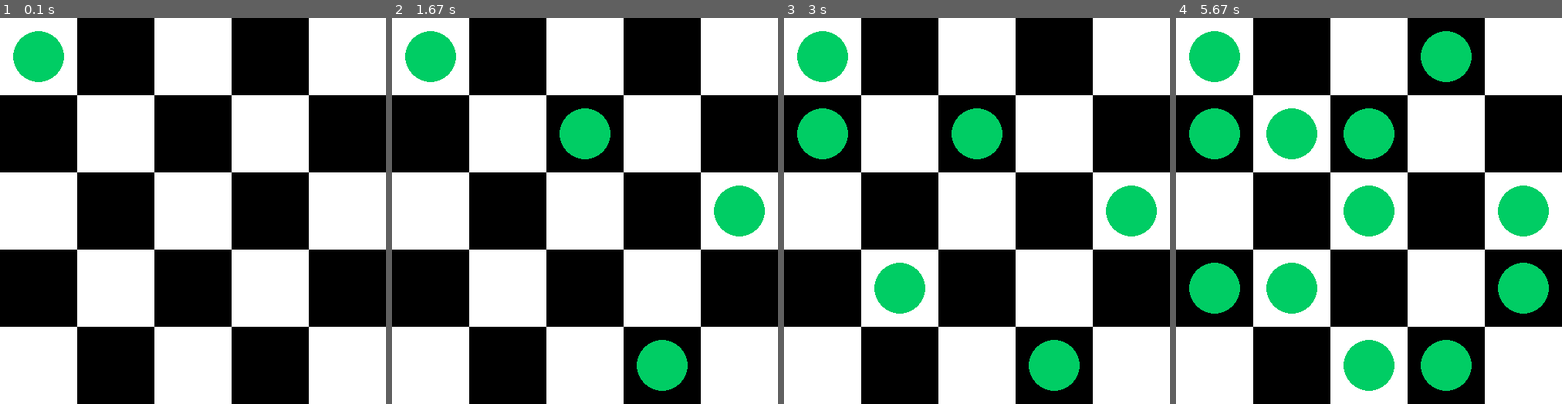
Above: before the commit, frames 1-4 (left to right).
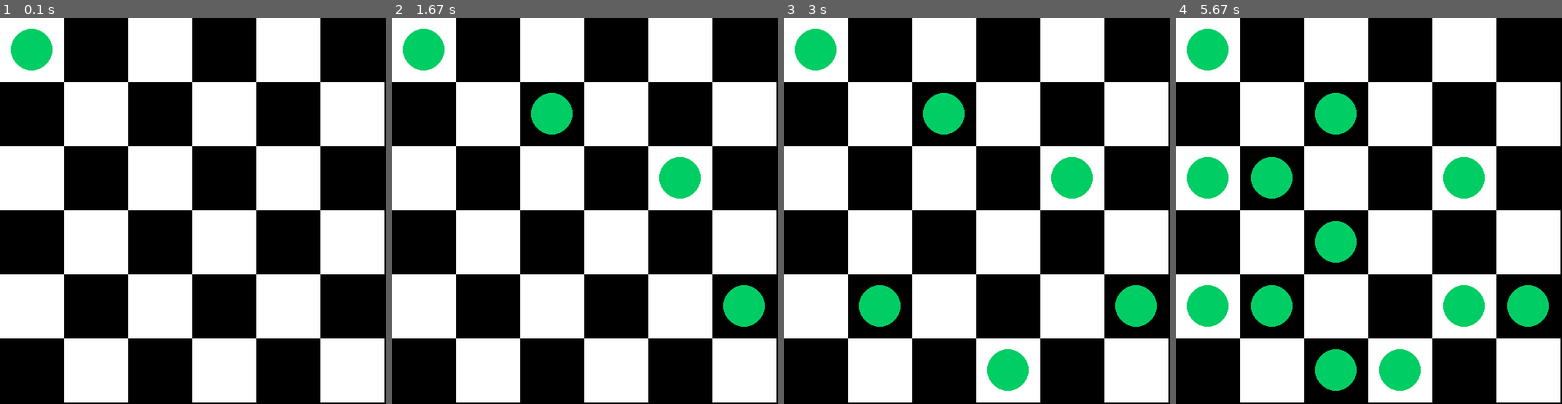
Above: after the commit, the same moments.

Repository: phantomf4321/Knight-tour-problem-pygame
Game: pygame game, started from illustration.py
Same seed, same stepped clock (60 frames per second), same inputs: the game is played once before the commit and once after it.
Inputs:
- Up to frame 1 (0.1 s): no input
- Up to frame 2 (1.67 s): no input
- Up to frame 3 (3 s): no input
- Up to frame 4 (5.67 s): no input

The runs differ from the first frame. In frame 1, 51% of the frame differs, in the area x 0-100%, y 0-100%; in frame 2, 55%; in frame 3, 57%; in frame 4, 61%.

Commit message:
solution

Diff:
--- a/Solution.py
+++ b/Solution.py
@@ -46,4 +46,6 @@
 
 if __name__ == "__main__":
     s = Solution()
-    print(s.knightTour(8))
+    print("hiiii")
+    print(s.knightTour(6))
+    print("hiiii")
--- a/illustration.py
+++ b/illustration.py
@@ -4,7 +4,7 @@
 
 # Constants
 WIDTH, HEIGHT = 500, 500
-ROWS, COLS = 5, 5
+ROWS, COLS = 6, 6
 SQ_SIZE = WIDTH // COLS
 
 # Initialize Pygame
@@ -18,11 +18,7 @@
 GREEN = (0, 205, 100)
 
 # Chessboard representation
-chessboard = [[0, 5, 14, 9, 20],
-              [13, 8, 19, 4, 15],
-              [18, 1, 6, 21, 10],
-              [7, 12, 23, 16, 3],
-              [24, 17, 2, 11, 22]]
+chessboard = [[0, 15, 6, 25, 10, 13], [33, 24, 11, 14, 5, 26], [16, 1, 32, 7, 12, 9], [31, 34, 23, 20, 27, 4], [22, 17, 2, 29, 8, 19], [35, 30, 21, 18, 3, 28]]
 
 
 def index_2d(myList, v):
@@ -32,7 +28,7 @@
 
 def create_positions(board):
     moves = []
-    for i in range(0,25):
+    for i in range(0,36):
         index = index_2d(board, i)
         moves.append(index)
     return moves
--- a/main.py
+++ b/main.py
@@ -1,74 +1,10 @@
-import pygame
-import Board
 import Solution
-import sys
 
-# initialize
-pygame.init()
-block_size = 40
 
-n = 5
 
-#size of blocks...
-screen_width = block_size * n + 20
-screen_height = block_size * n + 20
-screen = pygame.display.set_mode((screen_width,screen_height))
-
+n = 8
 s = Solution.Solution()
-b = Board.Board(n,block_size)
-
 # calculate move
 result = s.knightTour(n)
 
 print(result)
-
-# find next move
-def find(move):
-    for i in range(n):
-        for j in range(n):
-            if move == result[i][j]:
-                return (i,j)
-
-def move_generator(n):
-    index = 0
-    while index < n*n:
-        yield find(index)
-        index += 1
-
-
-# game loop
-#running = True
-#clock = pygame.time.Clock()
-
-prev = None
-solving = False
-gen = move_generator(n)
-
-"""while running:
-    clock.tick(2)
-
-    for event in pygame.event.get():
-        if event.type == pygame.QUIT:
-            running = False
-        if event.type == pygame.KEYDOWN:
-            if event.key == pygame.K_SPACE:
-                print("Start")
-                solving = True
-
-    if solving:
-        try:
-            move = next(gen)
-            if move == False:
-                move_generator.close()
-            b.place_knight(prev,move)
-            prev = move
-
-        except:
-            print("End")
-            print(result)
-            solving = False
-
-    #screen.fill((0,0,0))
-    #screen.blit(b.surface,(10,10))
-    #pygame.display.update()
-"""
